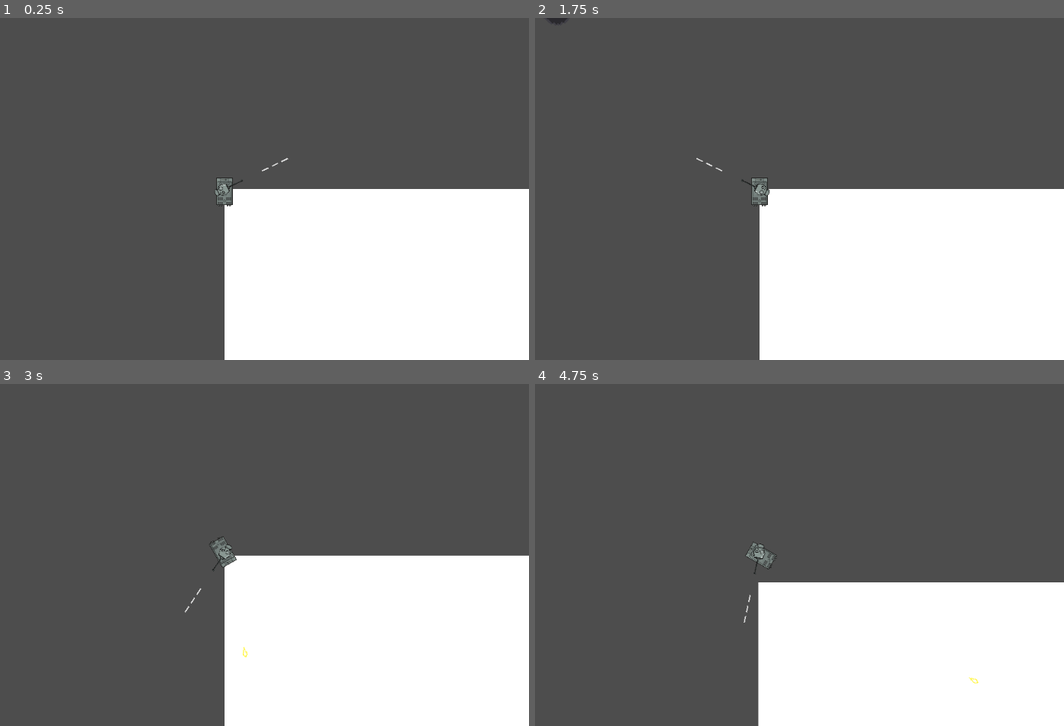
Above: before the commit, frames 1-4 (two rows, left to right).
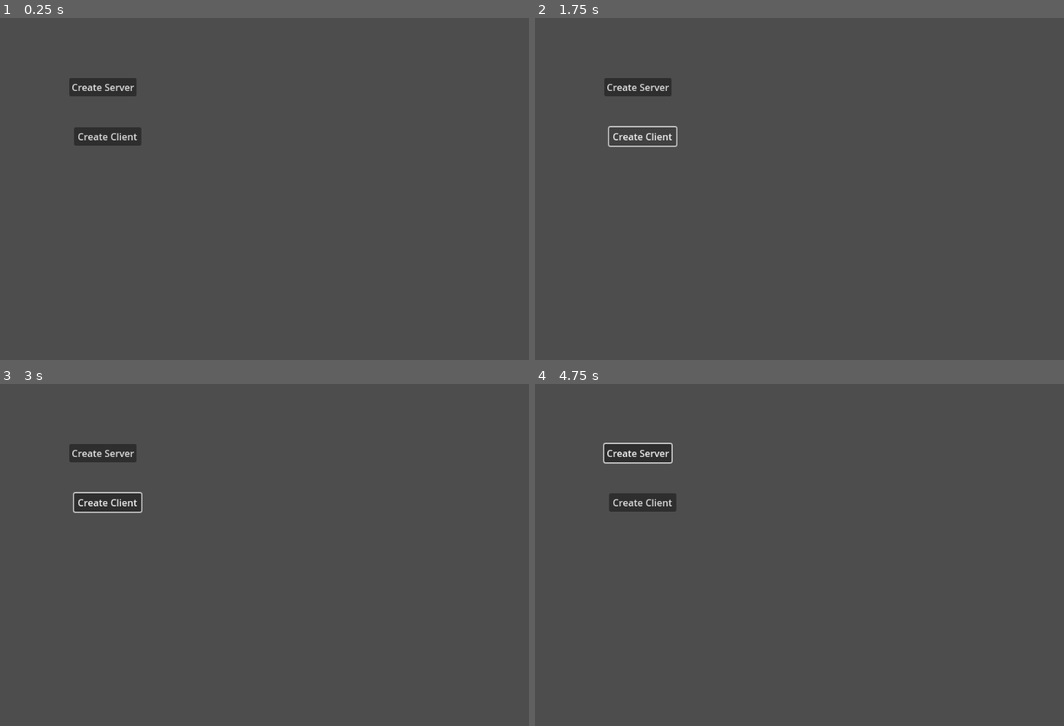
Above: after the commit, the same moments.

Repository: mujtaba-io/top-down-tanks
Game: Godot game, scene res://MainMenu/MainMenu.tscn
Same seed, same stepped clock (60 frames per second), same inputs: the game is played once before the commit and once after it. Before the commit the project starts from res://Levels/Test.tscn.
Inputs (mouse positions are in pixels of both pictures, inside the frame that each line leads up to):
- Up to frame 1 (0.25 s): no input
- Up to frame 2 (1.75 s): click (635, 86) at 0.5 s, where only the run after the commit has a clickable "Create Server"; click (640, 137) at 1.25 s, where only the run after the commit has a clickable "Create Client"
- Up to frame 3 (3 s): move the mouse to (359, 537) at 2.02 s; hold Right (ui_right) 2.03-2.78 s; click (359, 537) at 2.1 s; tap Enter at 2.75 s; move the mouse to (100, 572) at 2.77 s; hold Down (ui_down) from 2.78 s (still down); click (100, 572) at 2.85 s
- Up to frame 4 (4.75 s): move the mouse to (820, 479) at 3.52 s; release Down (ui_down) at 3.53 s; hold Right (ui_right) 3.53-4.28 s; click (820, 479) at 3.6 s; move the mouse to (730, 623) at 4.27 s; hold Up (ui_up) from 4.28 s (still down); click (730, 623) at 4.35 s

The runs differ from the first frame. In frame 1, 30% of the frame differs, in the area x 13-100%, y 17-100%; in frame 2, 30%; in frame 3, 30%; in frame 4, 26%.
Error after the commit: Cannot call method 'set_timeout' on a null value. (res://MultiplayerSystem/PeersManager.gd:56)

Commit message:
barebones multiplayer system remake, stable

Diff:
--- /dev/null
+++ b/MainMenu/MainMenu.gd
@@ -0,0 +1,11 @@
+extends Control
+
+
+
+func _on_create_server_pressed():
+	PeersManager.create_server()
+
+
+
+func _on_create_client_pressed():
+	PeersManager.join_server()
--- /dev/null
+++ b/MainMenu/MainMenu.tscn
@@ -0,0 +1,31 @@
+[gd_scene load_steps=2 format=3 uid="uid://bewsyi5wi2vof"]
+
+[ext_resource type="Script" path="res://MainMenu/MainMenu.gd" id="1_w852q"]
+
+[node name="MainMenu" type="Control"]
+layout_mode = 3
+anchors_preset = 15
+anchor_right = 1.0
+anchor_bottom = 1.0
+grow_horizontal = 2
+grow_vertical = 2
+script = ExtResource("1_w852q")
+
+[node name="CreateServer" type="Button" parent="."]
+layout_mode = 0
+offset_left = 251.0
+offset_top = 101.0
+offset_right = 364.0
+offset_bottom = 132.0
+text = "Create Server"
+
+[node name="CreateClient" type="Button" parent="."]
+layout_mode = 0
+offset_left = 259.0
+offset_top = 184.0
+offset_right = 372.0
+offset_bottom = 215.0
+text = "Create Client"
+
+[connection signal="pressed" from="CreateServer" to="." method="_on_create_server_pressed"]
+[connection signal="pressed" from="CreateClient" to="." method="_on_create_client_pressed"]
--- a/MultiplayerSystem/PeersManager.gd
+++ b/MultiplayerSystem/PeersManager.gd
@@ -36,35 +36,99 @@
 	multiplayer.server_disconnected.connect(_on_server_disconnected)
 
 
+# Return null on success
+func create_server():
+	var peer = ENetMultiplayerPeer.new()
+	var error = peer.create_server(PORT, MAX_CONNECTIONS)
+	if error:
+		return error
+	multiplayer.multiplayer_peer = peer
+	peers.append(1) # Add server's peer_id by default which is 1
+	return null
 
+
+# Return null on success
+func join_server(address = ""):
+	if address.is_empty():
+		address = DEFAULT_SERVER_IP
+	var peer = ENetMultiplayerPeer.new()
+	var error = peer.create_client(address, PORT)
+	peer.get_peer(1).set_timeout(0, 0, 5000)  # 5 seconds max timeout
+	if error:
+		return error
+	multiplayer.multiplayer_peer = peer
+	return null
+
+
+## RELATED TO EXTERNAL INCOMING CONNECTIONS:
+
+
+# If any peer (both server & client) connected. What should we do?
 func _on_peer_connected(id: int):
 	if not peers.has(id):
 		peers.append(id)
 
+	# if we are server, then broadcast new peer to all existing peers
+	if multiplayer.is_server():
+		broadcast_peer.rpc(id, true)
+
+	print("peer_connected")
 
 
+
+# If any peer (both server & client) disconnected. What should we do?
 func _on_peer_disconnected(id: int):
 	if peers.has(id):
 		peers.erase(id)
 
+	# if we are server, then remove this peer from all existing peers
+	if multiplayer.is_server():
+		broadcast_peer.rpc(id, false)
 
 
+## RELATED TO OUR OWN STATE WITH THE SERVER (WE ARE CLIENT):
+
+
+# If WE are connected to server. What should we do?
 func _on_connected_to_server():
-	var local_peer_id = multiplayer.get_unique_id()
-	if not peers.has(local_peer_id):
-		peers.append(local_peer_id)
-	# todo: broadcast TO ALL OTHER PLAYERS
+	#var local_peer_id = multiplayer.get_unique_id()
+	#if not peers.has(local_peer_id):
+	#	peers.append(local_peer_id)
+	print('i am connected to server')
+	print(peers)
 
 
 
+# If OUR connection to server fail. What should we do?
 func _on_server_connection_failed():
-	var local_peer_id = multiplayer.get_unique_id()
-	if peers.has(local_peer_id):
-		peers.erase(local_peer_id)
+	#var local_peer_id = multiplayer.get_unique_id()
+	#if peers.has(local_peer_id):
+	#	peers.erase(local_peer_id)
+	peers.clear()
 	multiplayer.multiplayer_peer = null
 
 
 
+# If WE disconnect from server. What should we do?
 func _on_server_disconnected():
 	peers.clear()
 	multiplayer.multiplayer_peer = null
+
+
+
+##
+##
+##
+
+
+
+# is_adding=true means add to peers, false means remove from peers
+@rpc
+func broadcast_peer(peer_id: int, is_adding: bool):
+	if is_adding:
+		if not peers.has(peer_id):
+			peers.append(peer_id)
+	else:
+		if peers.has(peer_id):
+			peers.erase(peer_id)
+	print("rpc: broadcast_peer")
--- a/project.godot
+++ b/project.godot
@@ -11,13 +11,13 @@
 [application]
 
 config/name="top-down-tanks"
-run/main_scene="res://Levels/Test.tscn"
+run/main_scene="res://MainMenu/MainMenu.tscn"
 config/features=PackedStringArray("4.2", "GL Compatibility")
 config/icon="res://icon.svg"
 
 [autoload]
 
-global="*res://global.gd"
+PeersManager="*res://MultiplayerSystem/PeersManager.gd"
 
 [display]
 
